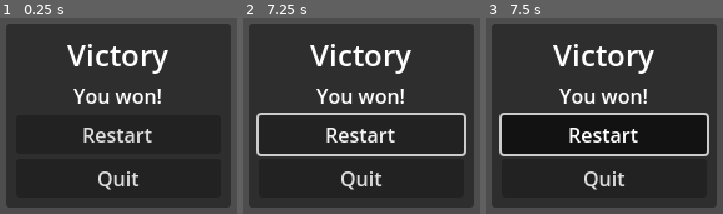
Above: before the commit, frames 1-3 (left to right).
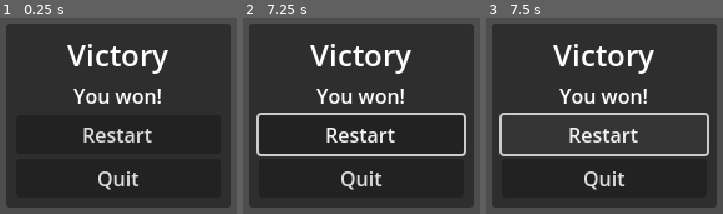
Above: after the commit, the same moments.

Repository: emyasnikov/2d-survivor-course
Game: Godot game, scene res://scenes/ui/victory_screen/victory_screen.tscn
Two runs of this game, one before a commit and one after it. Both use one fixed random seed, a clock stepped at 60 frames per second and the inputs below. This scene is started directly instead of the project's main scene.
Inputs (mouse positions are in pixels of both pictures, inside the frame that each line leads up to):
- Up to frame 1 (0.25 s): no input
- Up to frame 2 (7.25 s): click (361, 133) at 0.5 s, where only the run before the commit has a clickable "Restart"; click (361, 133) at 1.25 s, where only the run before the commit has a clickable "Restart"; click (361, 133) at 2 s, where only the run before the commit has a clickable "Restart"; tap Enter at 2.75, 4.25, 5.75 s; move the mouse to (outside the picture) at 2.77 s; press the mouse at (outside the picture) at 2.78 s; hold D (move_right) 2.78-3.53 s; tap Space at 3.5, 5, 6.5 s; move the mouse to (outside the picture) at 3.52 s; release the mouse at (outside the picture) at 3.53 s; hold S (move_down) 3.53-4.28 s; click (outside the picture) at 3.6 s; move the mouse to (outside the picture) at 4.27 s; press the mouse at (outside the picture) at 4.28 s; hold D (move_right) 4.28-5.03 s; move the mouse to (321, 206) at 5.02 s; release the mouse at (321, 206) at 5.03 s; hold W (move_up) 5.03-5.78 s; click (321, 206) at 5.1 s; move the mouse to (outside the picture) at 5.77 s; press the mouse at (outside the picture) at 5.78 s; hold A (move_left) from 5.78 s (still down); move the mouse to (outside the picture) at 6.52 s; release the mouse at (outside the picture) at 6.53 s; click (outside the picture) at 6.6 s
- Up to frame 3 (7.5 s): move the mouse to (644, 116) at 7.27 s; release A (move_left) at 7.28 s; press the mouse at (644, 116) at 7.28 s; hold S (move_down) from 7.28 s (still down)

Frames 1-2 are identical in both runs. In frame 3, 16% of the frame differs, in the area x 6-94%, y 49-70%.

Commit message:
Added script to victory screen.

Diff:
--- /dev/null
+++ b/scenes/ui/victory_screen/victory_screen.gd
@@ -0,0 +1,16 @@
+extends CanvasLayer
+
+
+func _ready():
+    get_tree().paused = true
+
+    %QuitButton.pressed.connect(on_quit_button_pressed)
+    %RestartButton.pressed.connect(on_restart_button_pressed)
+
+
+func on_quit_button_pressed():
+    get_tree().quit()
+
+
+func on_restart_button_pressed():
+    get_tree().change_scene_to_file("res://scenes/main/main.tscn")
--- a/scenes/ui/victory_screen/victory_screen.tscn
+++ b/scenes/ui/victory_screen/victory_screen.tscn
@@ -1,6 +1,9 @@
-[gd_scene format=3 uid="uid://5uhuhixw45bs"]
+[gd_scene load_steps=2 format=3 uid="uid://5uhuhixw45bs"]
+
+[ext_resource type="Script" path="res://scenes/ui/victory_screen/victory_screen.gd" id="1_4tjry"]
 
 [node name="VictoryScreen" type="CanvasLayer"]
+script = ExtResource("1_4tjry")
 
 [node name="MarginContainer" type="MarginContainer" parent="."]
 anchors_preset = 15
